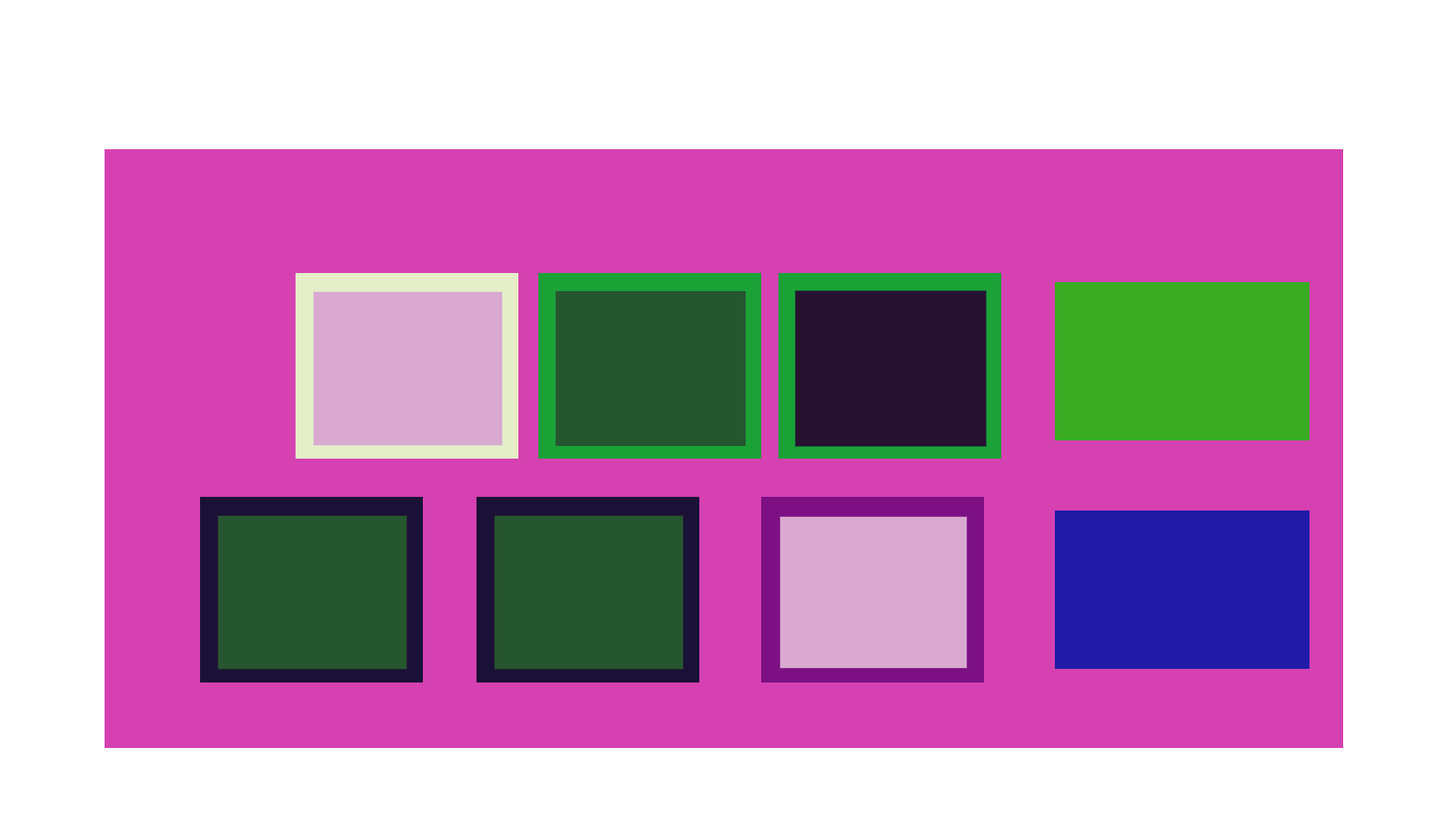
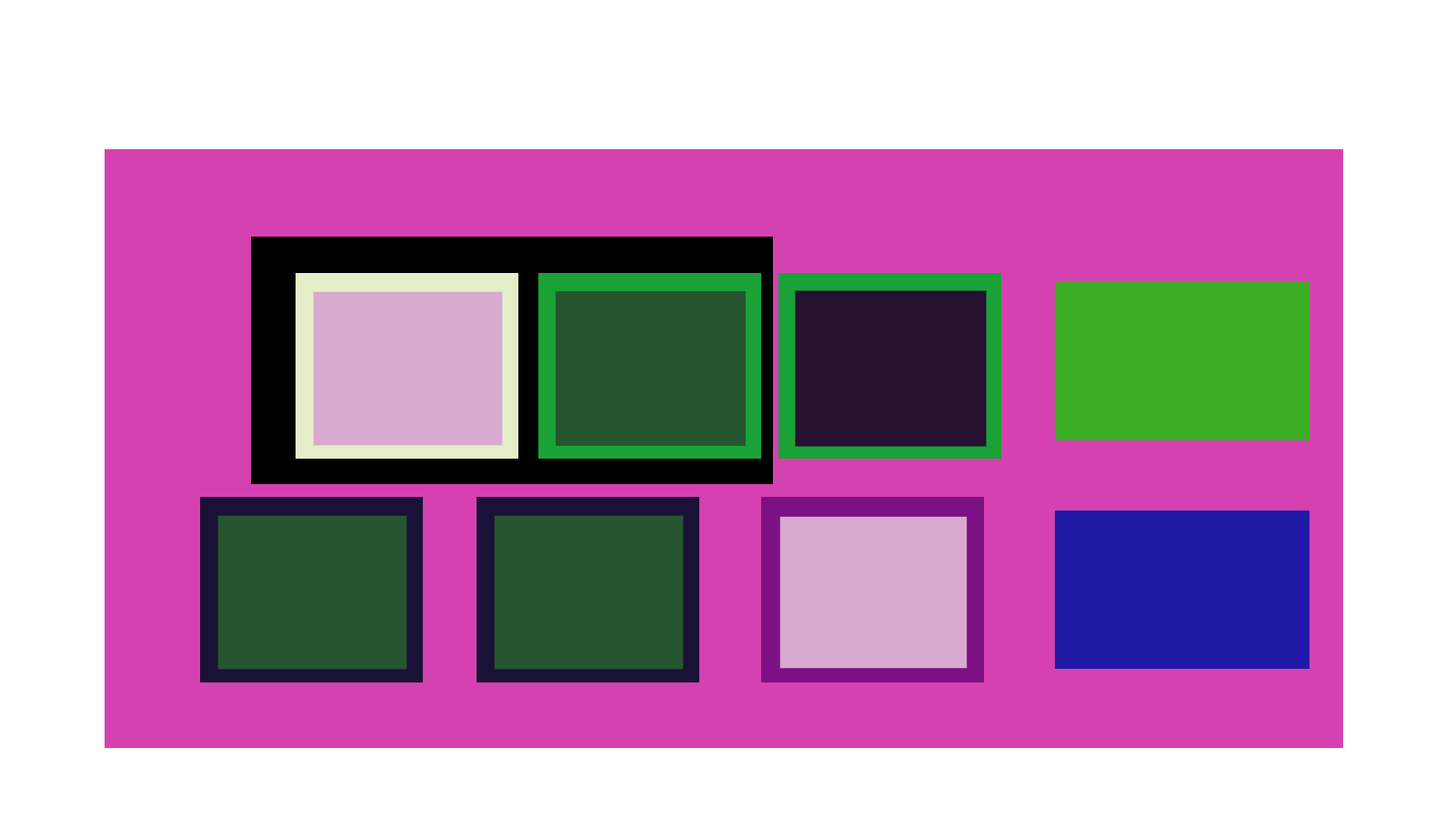
Layers edited between the first and the second 1455 x 819 image:
added group "组 1" with 3 layers in group "ImagesTemp@Panel" over (251, 236, 774, 484)
added layer "@Size" in group "组 1" over (251, 236, 774, 484)
